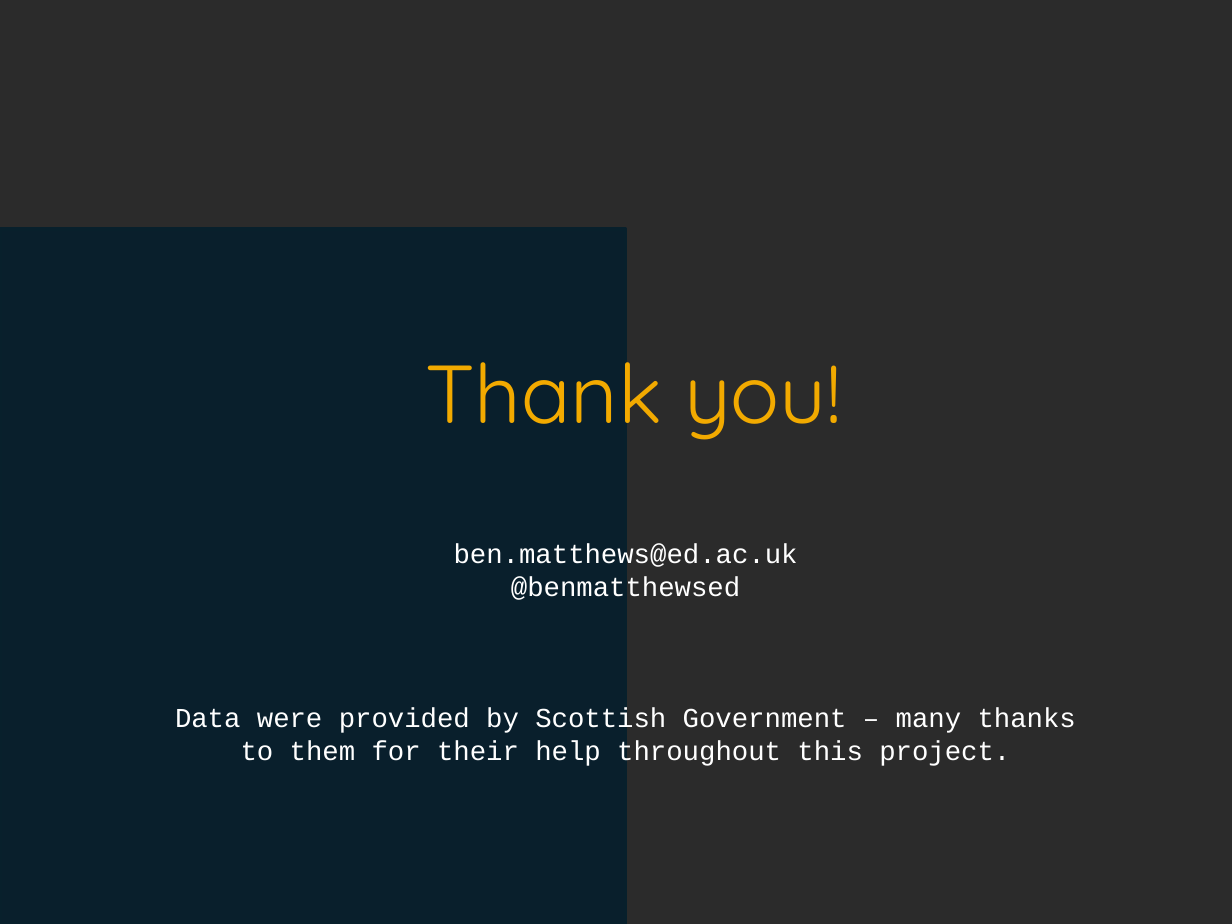
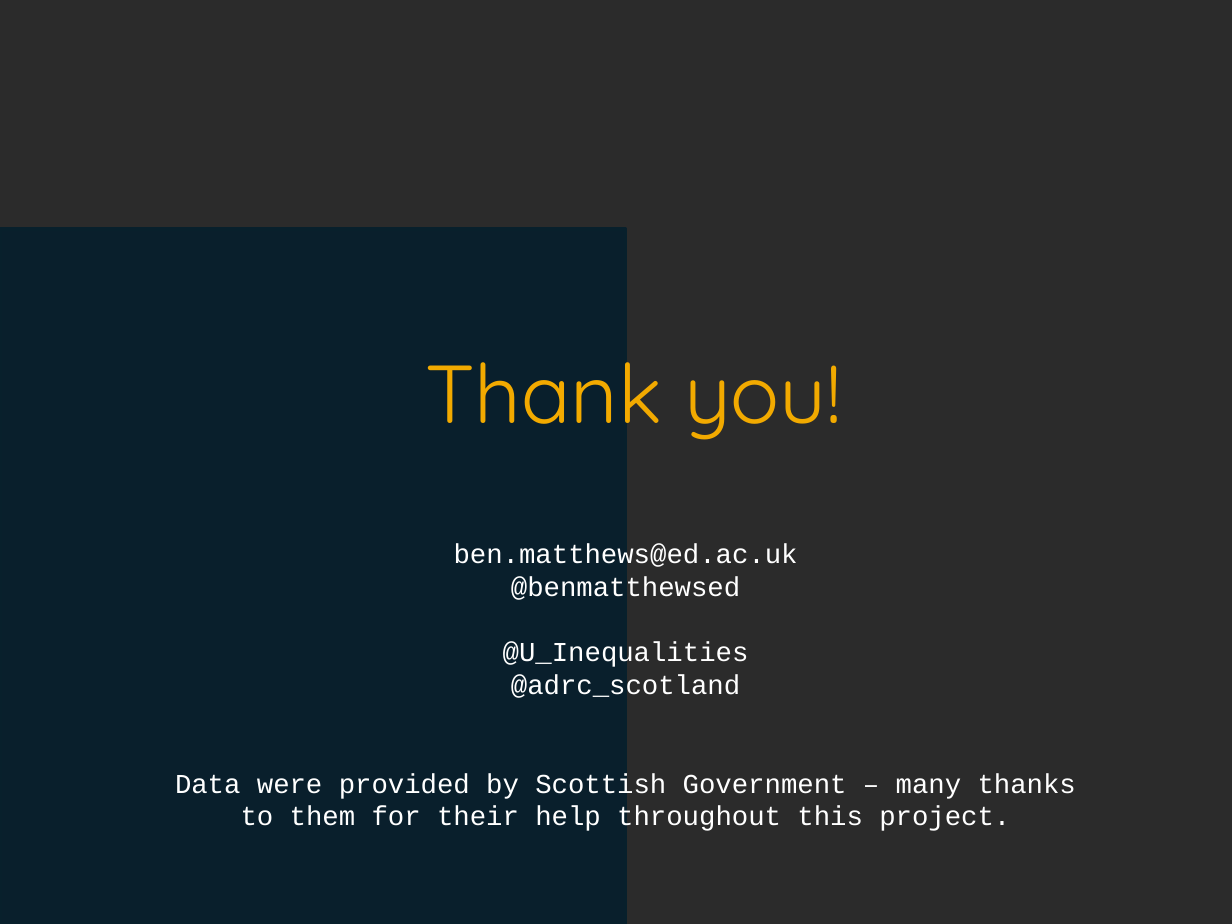
Before and after one commit to benmatthewsed/eurocrim2018, a slide deck: slide 19 of 20180823_esc-soi-presentation_bm_v2.pptx. Drawn at 1232x924 pixels with LibreOffice and Linux fonts; fonts in the diff are those of the drawing; background and template pictures are left out; a plain dark background stands for a picture behind light text. Boxes give left, top, right and bottom in pixels: in the first picture for what was removed or moved away, otherwise in the second. Text is boxed around its words. In the diff, an @@ line names an element or a change of style, - is before the commit and + after.

Commit message:
added twitter handles

```diff
--- a/20180823_esc-soi-presentation_bm_v2.pptx
+++ b/20180823_esc-soi-presentation_bm_v2.pptx
@@ text at (x1=503, y1=642, x2=749, y2=698): paragraphs added @@
+@U_Inequalities
+@adrc_scotland
```
